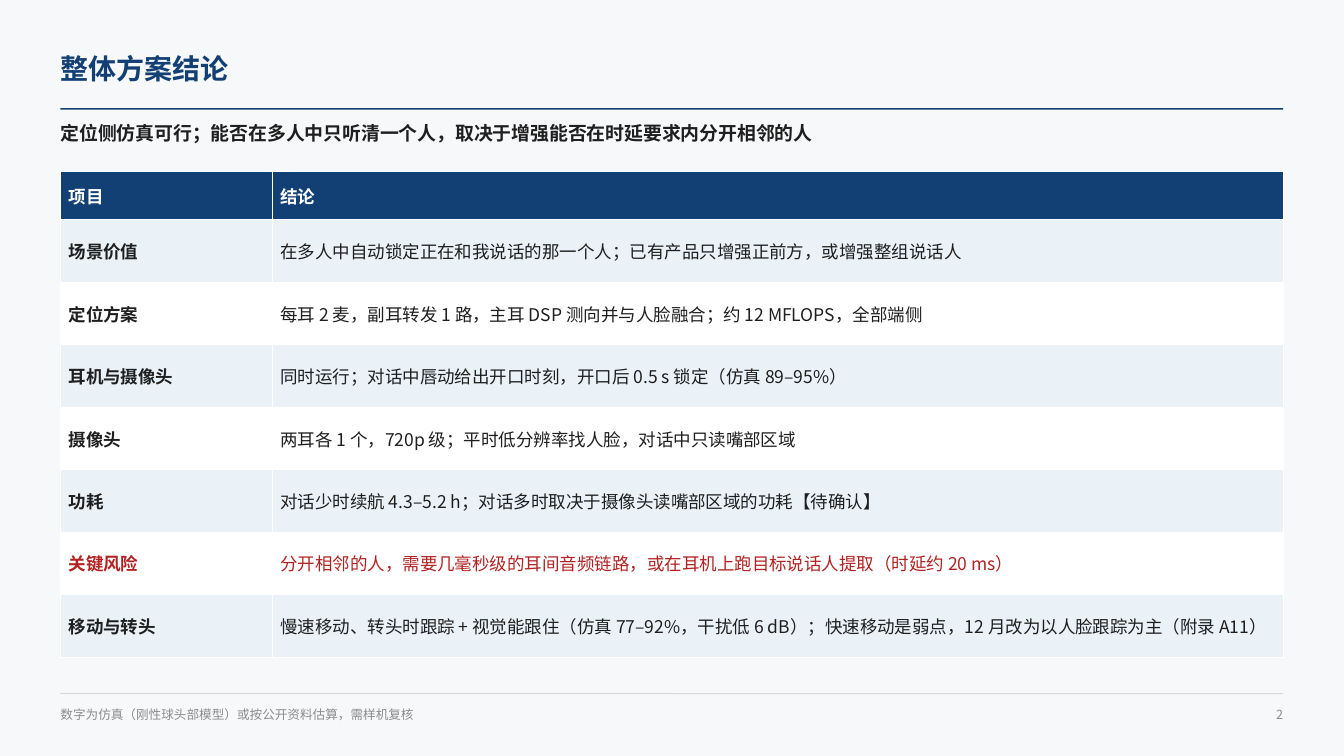
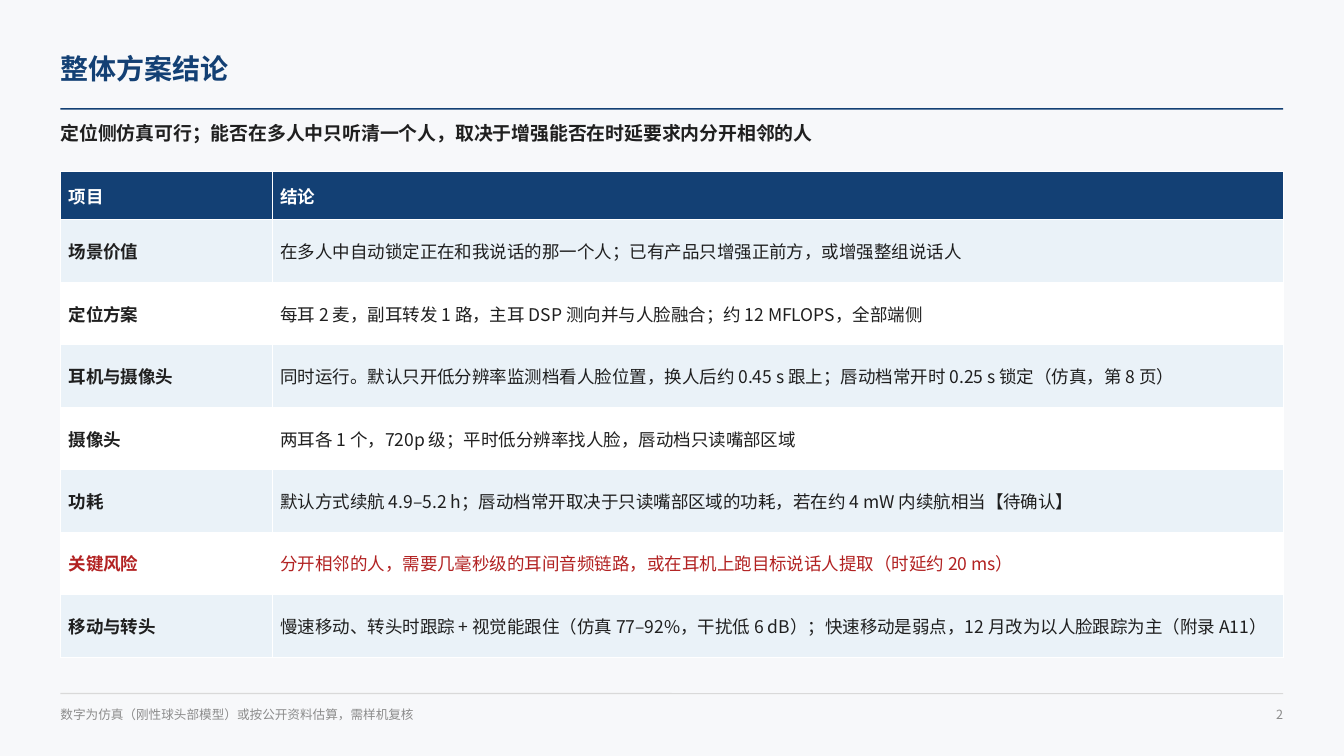
Before and after one commit to ZeroFoxxi/ssl-scene1, a slide deck: slide 2 of 02_耳机声源定位/耳机摄像头听觉辅助_整体设计方案.pptx. Drawn at 1344x756 pixels with LibreOffice and Linux fonts; fonts in the diff are those of the drawing. Boxes give left, top, right and bottom in pixels: in the first picture for what was removed or moved away, otherwise in the second. Text is boxed around its words. In the diff, an @@ line names an element or a change of style, - is before the commit and + after.

```diff
--- a/02_耳机声源定位/耳机摄像头听觉辅助_整体设计方案.pptx
+++ b/02_耳机声源定位/耳机摄像头听觉辅助_整体设计方案.pptx
@@ table at <box>60,171,1284,640</box> @@
-row 4, column 2: 同时运行；对话中唇动给出开口时刻，开口后 0.5 s 锁定（仿真 89–95%）
+row 4, column 2: 同时运行。默认只开低分辨率监测档看人脸位置，换人后约 0.45 s 跟上；唇动档常开时 0.25 s 锁定（仿真，第 8 页）
-row 5, column 2: 两耳各 1 个，720p 级；平时低分辨率找人脸，对话中只读嘴部区域
+row 5, column 2: 两耳各 1 个，720p 级；平时低分辨率找人脸，唇动档只读嘴部区域
-row 6, column 2: 对话少时续航 4.3–5.2 h；对话多时取决于摄像头读嘴部区域的功耗【待确认】
+row 6, column 2: 默认方式续航 4.9–5.2 h；唇动档常开取决于只读嘴部区域的功耗，若在约 4 mW 内续航相当【待确认】
```
Also in this commit, not shown: 21 other slides changed, 1 slide added, 8 other files.
